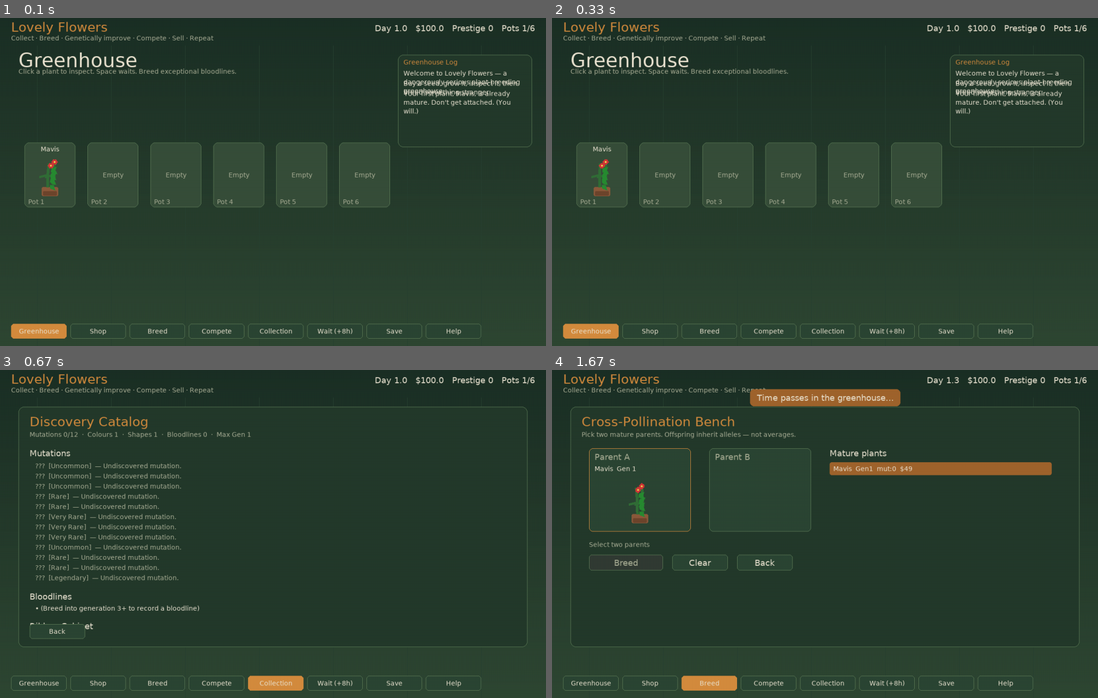
Above: before the commit, frames 1-4 (two rows, left to right).
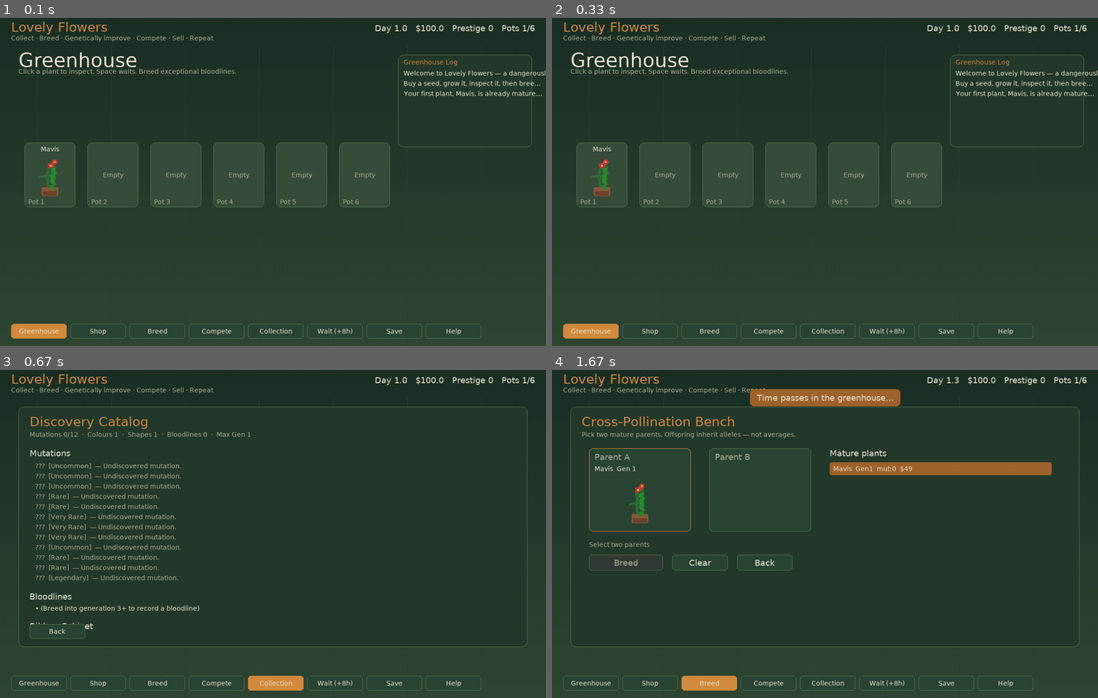
Above: after the commit, the same moments.

Repository: GeneralKnowledge/LovelyFlowers
Game: pygame game, started from main.py
Same seed, same stepped clock (60 frames per second), same inputs: the game is played once before the commit and once after it.
Inputs:
- Up to frame 1 (0.1 s): no input
- Up to frame 2 (0.33 s): no input
- Up to frame 3 (0.67 s): click "Collection" at 0.38 s
- Up to frame 4 (1.67 s): tap Space at 0.67 s; click "Breed" at 1.05 s; click "Mavis Gen1 mut:0 $49" at 1.38 s

The runs differ from the first frame. In frame 1, 0.6% of the frame differs, in the area x 73-100%, y 15-30%; in frame 2, 0.6%; in frame 3, nothing differs; in frame 4, nothing differs.

Commit message:
Fix greenhouse log overlap clipping long lines
Co-authored-by: GeneralKnowledge <GeneralKnowledge@users.noreply.github.com>

Diff:
--- a/ui/app.py
+++ b/ui/app.py
@@ -852,8 +852,10 @@
         self._panel(box)
         self.screen.blit(self.font_sm.render("Greenhouse Log", True, theme.ACCENT), (box.x + 12, box.y + 8))
         y = box.y + 32
-        for line in self.state.messages[-7:]:
-            self._blit_wrapped(line, self.font_sm, theme.TEXT, pygame.Rect(box.x + 12, y, 266, 40), 266)
+        for line in self.state.messages[-6:]:
+            # Single-line clipped entries keep the log readable
+            text = line if self.font_sm.size(line)[0] <= 266 else line[:42] + "…"
+            self.screen.blit(self.font_sm.render(text, True, theme.TEXT), (box.x + 12, y))
             y += 22
             if y > box.bottom - 16:
                 break
